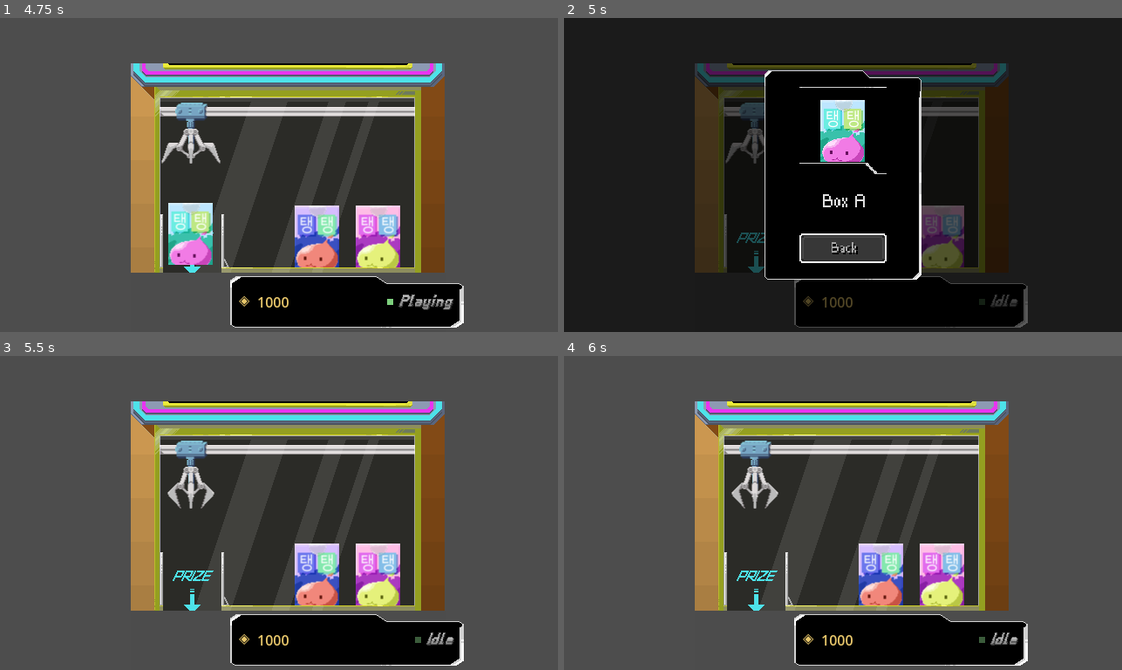
Above: before the commit, frames 1-4 (two rows, left to right).
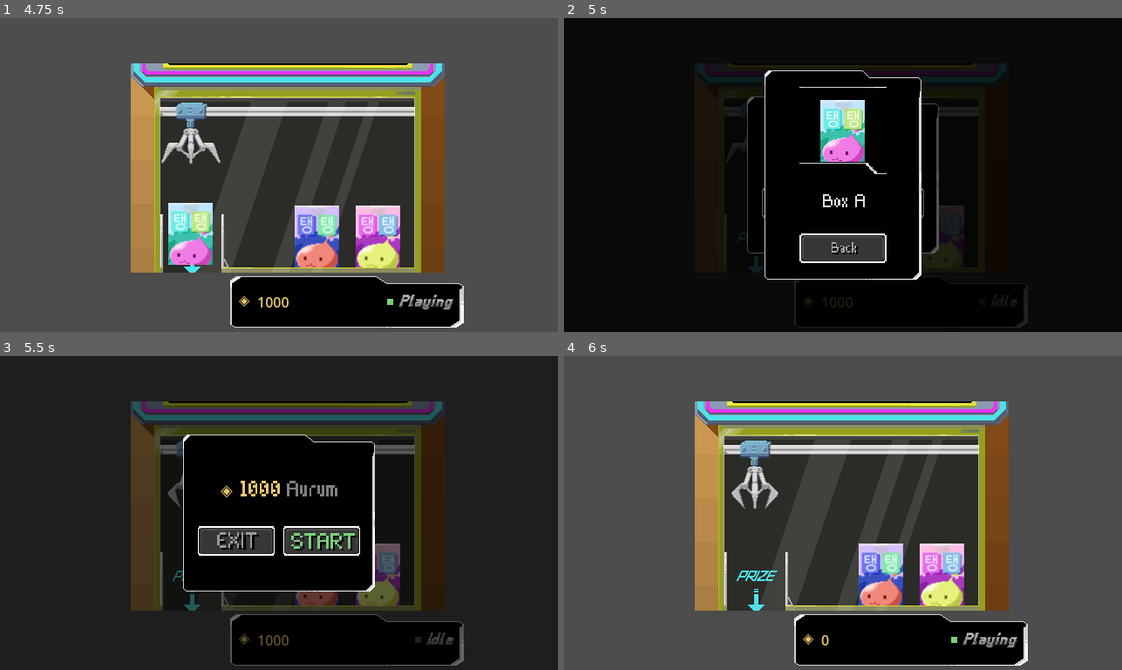
Above: after the commit, the same moments.

Repository: Sandy4j/crane_minigame
Game: Godot game, scene res://CraneMachine.tscn
Same seed, same stepped clock (60 frames per second), same inputs: the game is played once before the commit and once after it.
Inputs (mouse positions are in pixels of both pictures, inside the frame that each line leads up to):
- Up to frame 1 (4.75 s): click "START" at 0.5 s; tap Enter at 1.25 s; hold Right (right) 1.28-2.03 s; tap Space (grab) every 0.75 s from 1.35 to 4.35 s; hold Left (left) 2.03-2.78 s; hold Right (right) 2.78-4.28 s; hold Left (left) from 4.28 s (still down)
- Up to frame 2 (5 s): keep holding Left (left)
- Up to frame 3 (5.5 s): release Left (left) at 5 s; click "Back" at 5 s
- Up to frame 4 (6 s): click (887, 541) at 5.75 s, where only the run after the commit has a clickable "START"

Frame 1 is identical in both runs. In frame 2, 12% of the frame differs, in the area x 23-84%, y 14-99%; in frame 3, 93%, in the area x 0-100%, y 0-100%; in frame 4, 0.4%.

Commit message:
feat:add external config for variable

Diff:
--- a/CraneMachine.tscn
+++ b/CraneMachine.tscn
@@ -87,6 +87,7 @@
 
 [node name="CraneMachine" type="Node2D"]
 script = ExtResource("1_eb7fx")
+success_chance = 0.8
 
 [node name="BG" type="Sprite2D" parent="."]
 position = Vector2(330, 172)
@@ -129,7 +130,6 @@
 z_as_relative = false
 position = Vector2(-1, 40)
 script = ExtResource("7_yg7s0")
-success_chance = 0.8
 
 [node name="ClawSprite" type="AnimatedSprite2D" parent="CraneTrain/CraneClaw"]
 sprite_frames = SubResource("SpriteFrames_qcgj4")
@@ -268,7 +268,6 @@
 metadata/node_id = "status_label"
 
 [node name="CraneMachinePopup" parent="." instance=ExtResource("18_gfoak")]
-visible = false
 script = ExtResource("20_v6juf")
 
 [node name="CraneResult" parent="." instance=ExtResource("21_ptm1r")]
--- a/Scripts/CraneClaw.gd
+++ b/Scripts/CraneClaw.gd
@@ -4,7 +4,6 @@
 @export var max_drop: float = 65.0
 
 @export var grab_offset: Vector2 = Vector2(0,35)
-@export_range(0.0, 1.0, 0.01) var success_chance: float = 0.82
 @export var open_anim_threshold: float = 40.0
 
 enum ClawState { IDLE, DROPPING, RETURNING, FAILING }
@@ -19,6 +18,7 @@
 @onready var anim: AnimatedSprite2D = $ClawSprite
 @onready var collision: CollisionShape2D = $CollisionShape2D
 @onready var train_anchor: Marker2D = get_parent().get_node("Marker2D")
+@onready var crane_machine = get_parent().get_parent()
 
 const WIRE_BASE_HEIGHT: float = 8.0
 
@@ -87,7 +87,7 @@
 			grabbed_box.get_node("CollisionShape2D").disabled = true
 		await get_tree().create_timer(0.2).timeout
 
-		if randf() <= success_chance:
+		if randf() <= crane_machine.success_chance:
 			state = ClawState.RETURNING
 		else:
 			_handle_fail()
--- a/Scripts/CraneMachine.gd
+++ b/Scripts/CraneMachine.gd
@@ -2,6 +2,7 @@
 
 @export var session_cost: int = 1000
 @export var aurum: int = 2000
+@export_range(0.0, 1.0, 0.01) var success_chance: float = 0.82
 
 var session_active: bool = false
 var is_empty: bool = false
@@ -29,9 +30,34 @@
 	empty_label.visible = false
 	train.can_move = false
 
+	_load_config()
 	aurum_changed.emit(aurum)
 	popup.open(session_cost, aurum, is_empty)
 
+## Load konfigurasi dari file eksternal
+func _load_config() -> void:
+	var path := OS.get_executable_path().get_base_dir().path_join("config.json")
+	if not FileAccess.file_exists(path):
+		return
+
+	var file := FileAccess.open(path, FileAccess.READ)
+	if file == null:
+		return
+	var data: Variant = JSON.parse_string(file.get_as_text())
+	file.close()
+	if not data is Dictionary:
+		return
+
+	if data.has("aurum"):
+		aurum = int(data["aurum"])
+		print("aurum")
+	if data.has("cost"):
+		session_cost = int(data["cost"])
+		print("cost")
+	if data.has("success_chance"):
+		success_chance = float(data["success_chance"])
+		print("chance")
+	print("config done")
 
 ## Aktivasi sesi: potong aurum, set state aktif, emit signal
 func _activate_session() -> void:
@@ -67,9 +93,8 @@
 		session_failed_no_aurum.emit()
 		popup.open(session_cost, aurum, is_empty)
 	else:
-		pending_session = true
-		train.can_move = true
-		popup.close()
+		pending_session = false
+		popup.open(session_cost, aurum, is_empty)
 
 ## Aktivasi sesi jika ada sesi yang pending
 func start_pending_session() -> void:
Not shown, changed: export_presets.cfg
